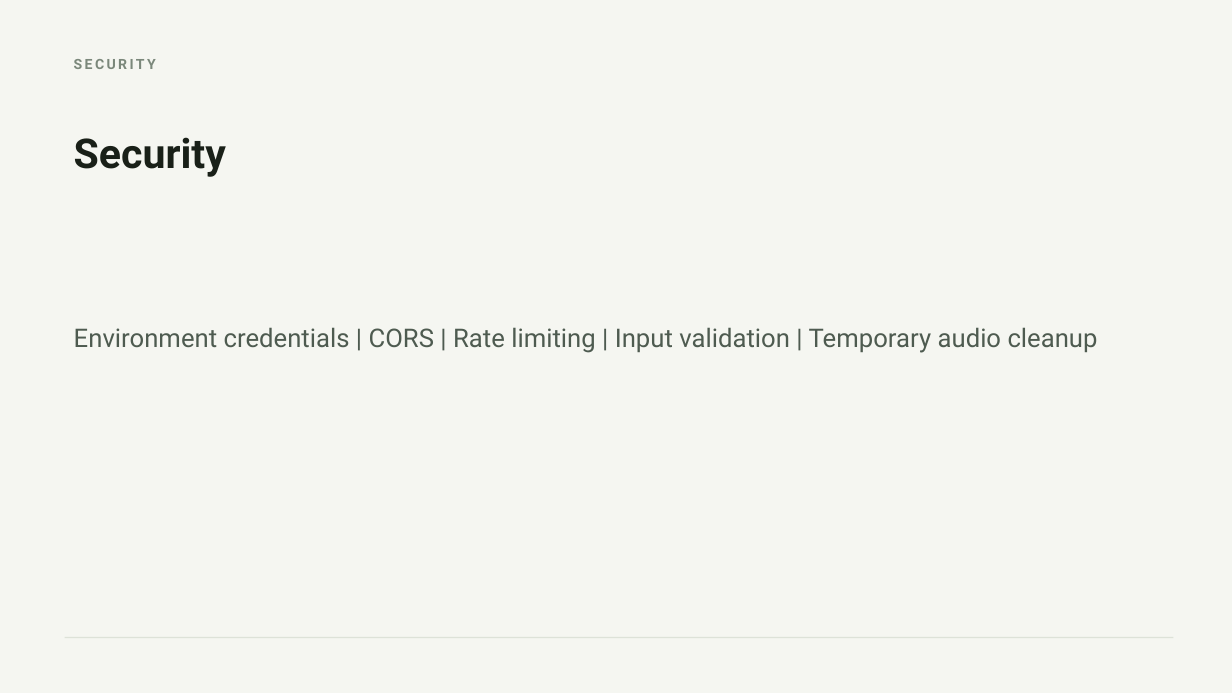
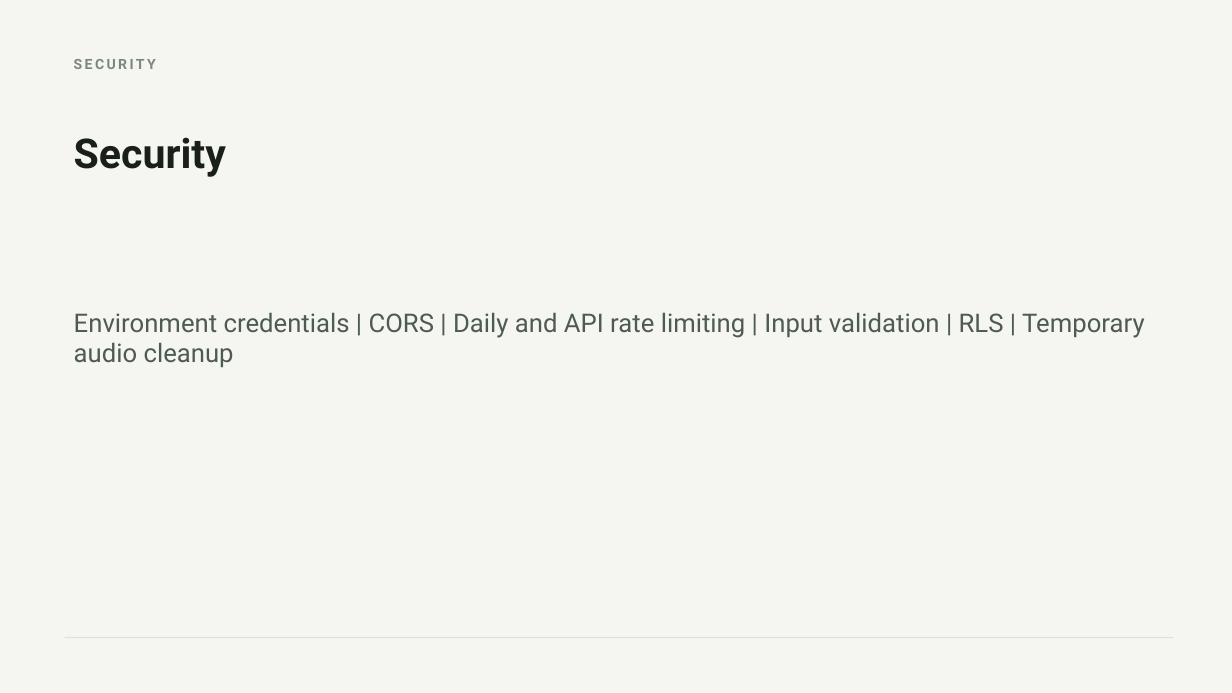
Before and after one commit to Ahusan20/text-to-speech-app, a slide deck: slide 8 of docs/project-presentation.pptx (slide 7 before the commit). Drawn at 1232x693 pixels with LibreOffice and Linux fonts; fonts in the diff are those of the drawing. Boxes give left, top, right and bottom in pixels: in the first picture for what was removed or moved away, otherwise in the second. Text is boxed around its words. In the diff, an @@ line names an element or a change of style, - is before the commit and + after.

```diff
--- a/docs/project-presentation.pptx
+++ b/docs/project-presentation.pptx
@@ text at box(74, 312, 1145, 367): text changed @@
-Environment credentials | CORS | Rate limiting | Input validation | Temporary audio cleanup
+Environment credentials | CORS | Daily and API rate limiting | Input validation | RLS | Temporary audio cleanup
```
Also in this commit, not shown: 4 other slides changed, 1 slide added, 23 other files.
